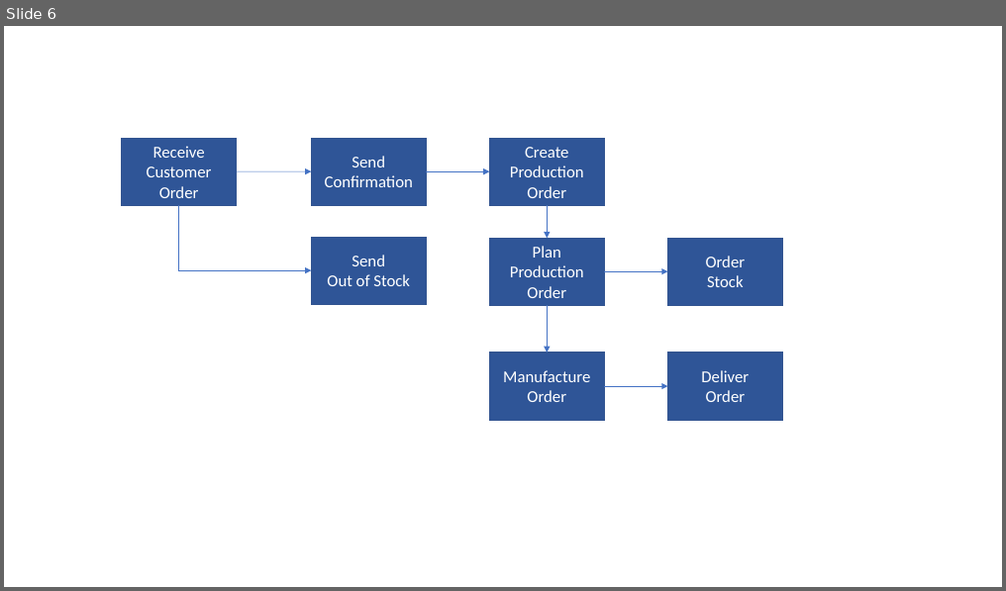
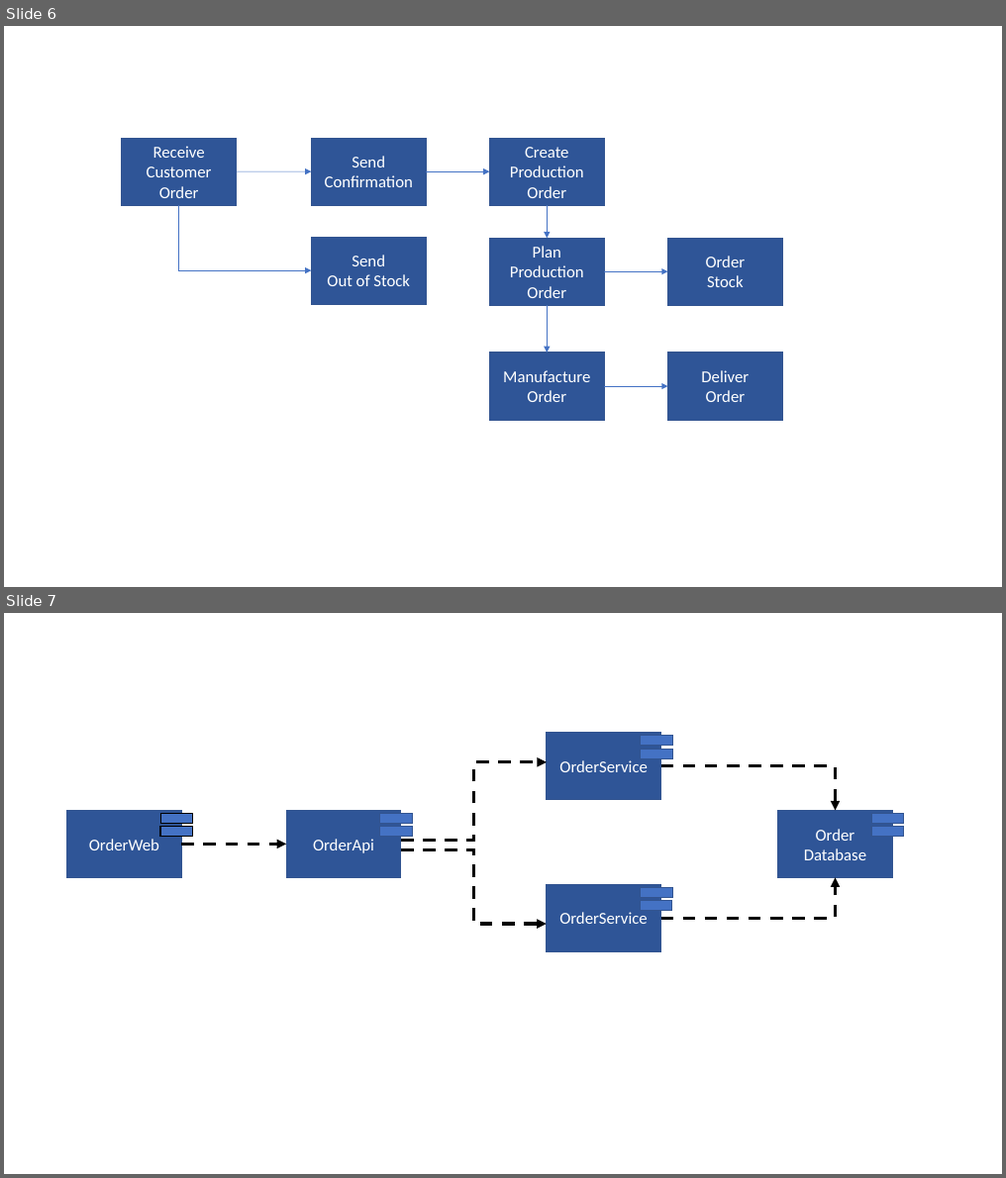
Before and after one commit to Iasa-Global/btabok, a slide deck: pages/engagement_model/media/ppt/Views_pictures.pptx. Shown one above the other, each under a label of ours: slide 6 before the commit, slides 6 and 7 after it. The pictures are 1006x591 and 1006x1178 pixels, drawn with LibreOffice and Linux fonts; fonts in the diff are those of the drawing. Boxes give left, top, right and bottom in pixels: in the first picture for what was removed or moved away, otherwise in the second. Text is boxed around its words. In the diff, an @@ line names an element or a change of style, - is before the commit and + after.

```diff
--- a/pages/engagement_model/media/ppt/Views_pictures.pptx
+++ b/pages/engagement_model/media/ppt/Views_pictures.pptx
@@ slide 7 added at (4,613,1002,1174), background #FFFFFF @@
@@ rectangle added at (547,733,661,800), fill #2F5597, outline #325491 1 pt, 16 pt, text #FFFFFF @@
+OrderService
@@ rectangle added at (641,736,672,746), fill #4472C4, outline #325491 1 pt @@
@@ rectangle added at (641,749,672,759), fill #4472C4, outline #325491 1 pt @@
@@ elbow arrow added from (401, 841) to (547, 762), #000000 3 pt dashed @@
@@ elbow arrow added from (661, 766) to (835, 811), #000000 3 pt dashed @@
@@ rectangle added at (67,811,181,878), fill #2F5597, outline #325491 1 pt, 16 pt, text #FFFFFF @@
+OrderWeb
@@ rectangle added at (160,814,193,823), fill #4472C4, outline #000000 1 pt @@
@@ rectangle added at (286,811,401,878), fill #2F5597, outline #325491 1 pt, 16 pt, text #FFFFFF @@
+OrderApi
@@ rectangle added at (380,814,412,823), fill #4472C4, outline #325491 1 pt @@
@@ rectangle added at (778,811,893,878), fill #2F5597, outline #325491 1 pt, 16 pt, text #FFFFFF @@
+Order
+Database
@@ rectangle added at (871,814,904,823), fill #4472C4, outline #325491 1 pt @@
@@ rectangle added at (160,827,193,836), fill #4472C4, outline #000000 1 pt @@
@@ arrow added from (181, 845) to (286, 845), #000000 3 pt dashed @@
@@ rectangle added at (380,827,412,836), fill #4472C4, outline #325491 1 pt @@
@@ rectangle added at (871,827,904,836), fill #4472C4, outline #325491 1 pt @@
@@ elbow arrow added from (401, 851) to (547, 924), #000000 3 pt dashed @@
@@ elbow arrow added from (661, 919) to (835, 878), #000000 3 pt dashed @@
@@ rectangle added at (547,884,661,953), fill #2F5597, outline #325491 1 pt, 16 pt, text #FFFFFF @@
+OrderService
@@ rectangle added at (640,900,672,910), fill #4472C4, outline #325491 1 pt @@
@@ rectangle added at (641,888,672,897), fill #4472C4, outline #325491 1 pt @@
```
Also in this commit, not shown: 1 other slide added, 1 slide removed, 4 other files.
